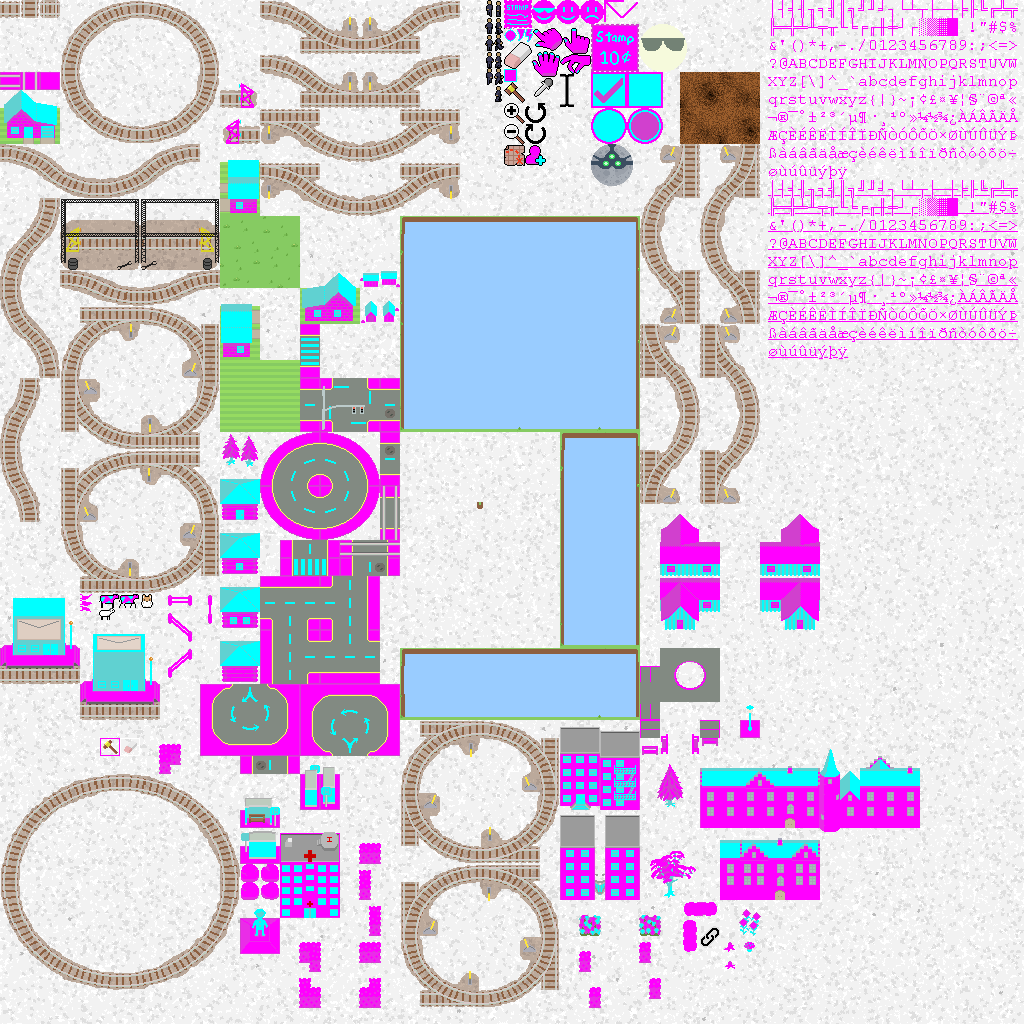
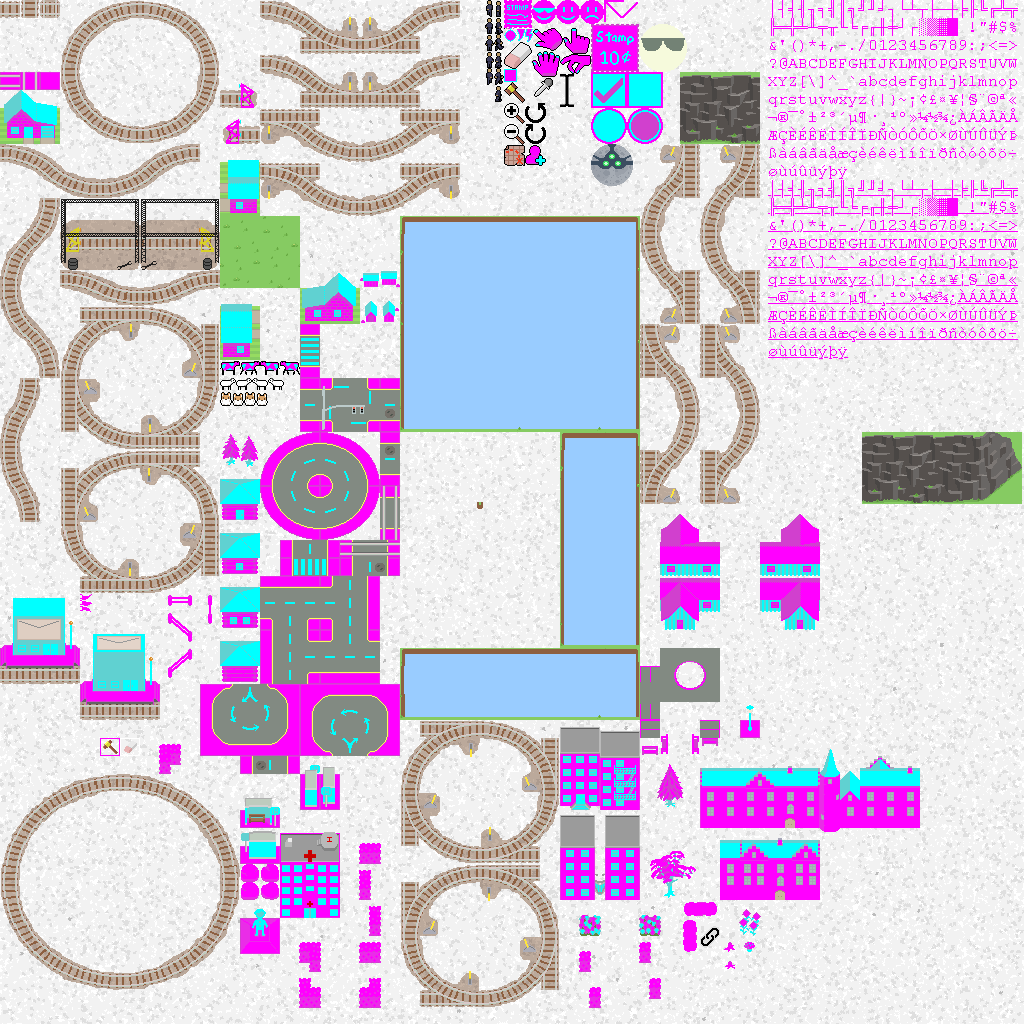
The second 1024 x 1024 image is a revision of the first. Changes to its layers:
painted on "Pasted Layer #3" over box(99, 72, 1022, 620)
